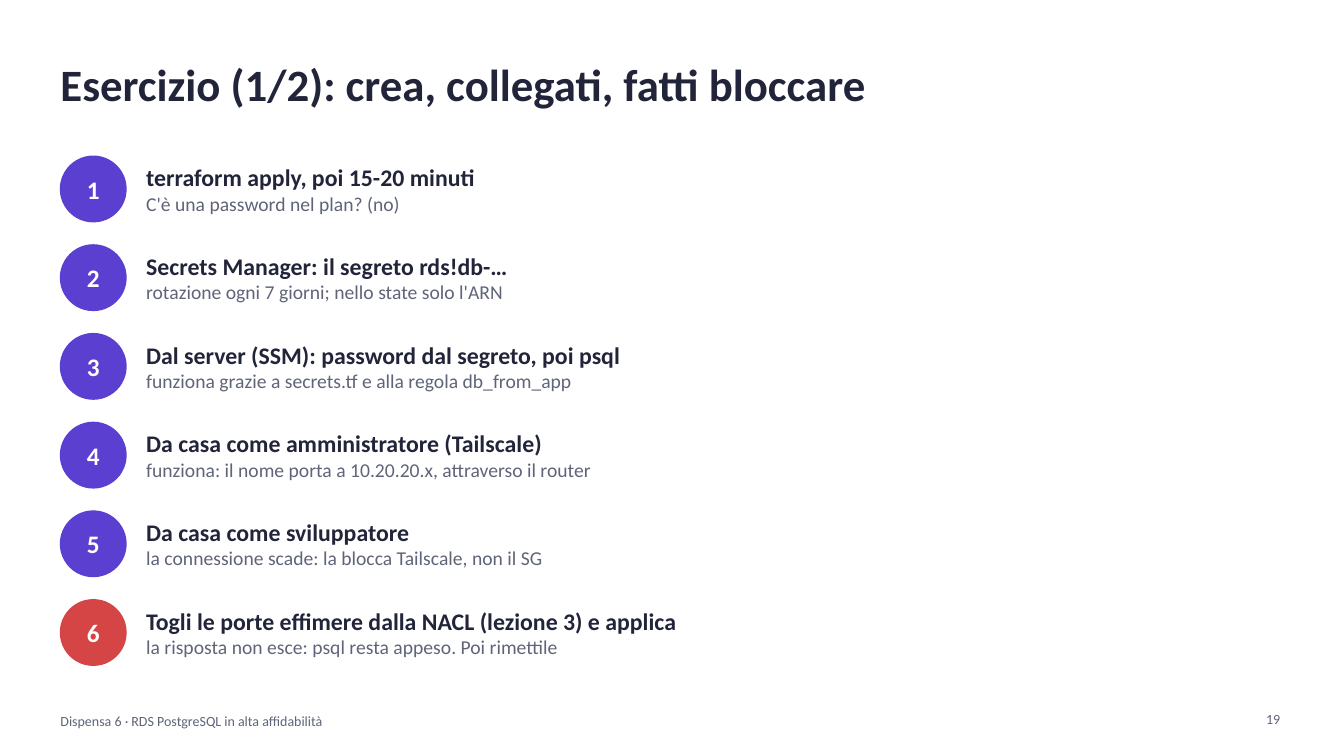
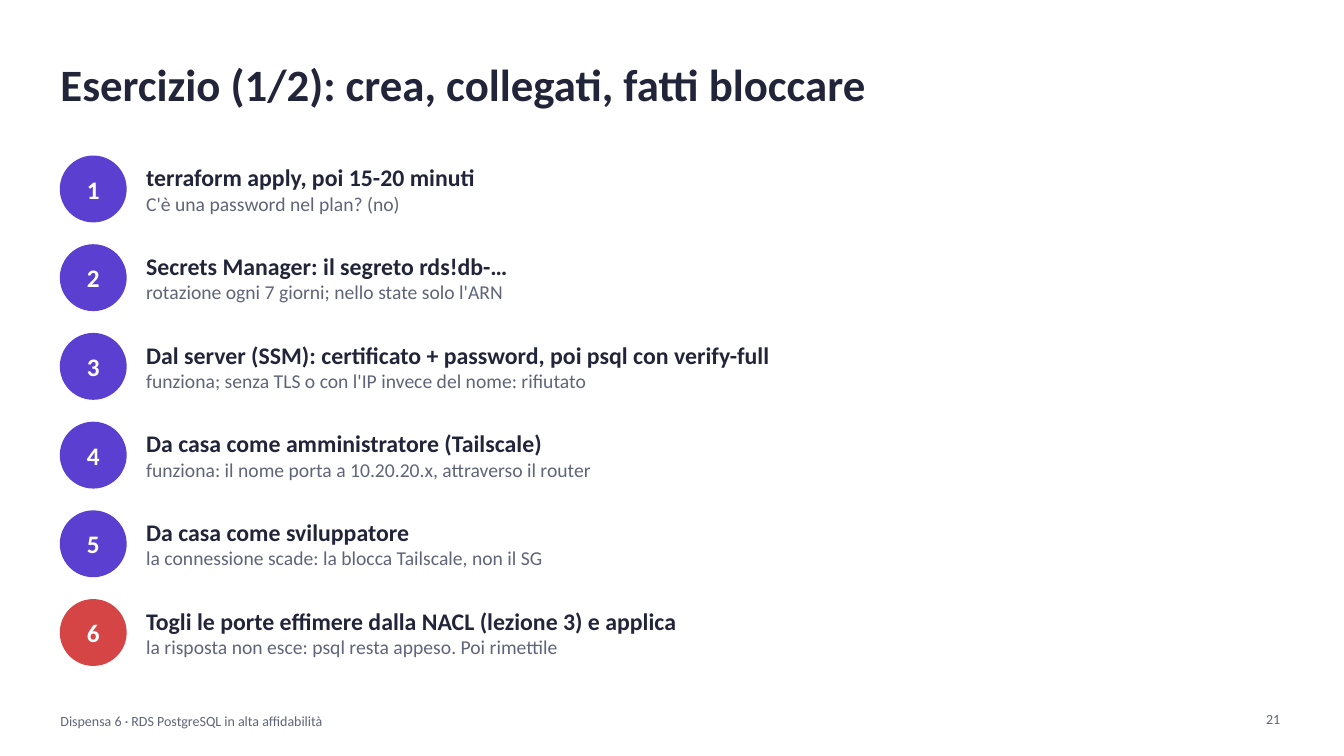
Before and after one commit to cereZ23/aws, a slide deck: slide 21 of slide/slide-6-rds.pptx (slide 19 before the commit). Drawn at 1344x756 pixels with LibreOffice and Linux fonts; fonts in the diff are those of the drawing. Boxes give left, top, right and bottom in pixels: in the first picture for what was removed or moved away, otherwise in the second. Text is boxed around its words. In the diff, an @@ line names an element or a change of style, - is before the commit and + after.

Commit message:
Lezione 6: connessioni al database solo cifrate (rds.force_ssl) e verificate (verify-full)

```diff
--- a/slide/slide-6-rds.pptx
+++ b/slide/slide-6-rds.pptx
@@ text at <box>146,346,769,390</box>: text changed; size 14 to 17 pt; text colour #5F6478 to #22253A; bold on @@
-Dal server (SSM): password dal segreto, poi psql
-funziona grazie a secrets.tf e alla regola db_from_app
+Dal server (SSM): certificato + password, poi psql con verify-full
+funziona; senza TLS o con l'IP invece del nome: rifiutato
@@ page number at <box>1266,715,1280,724</box>: text changed @@
-19
+21
```
Also in this commit, not shown: 2 other slides changed, 2 slides added, 1 other file.
